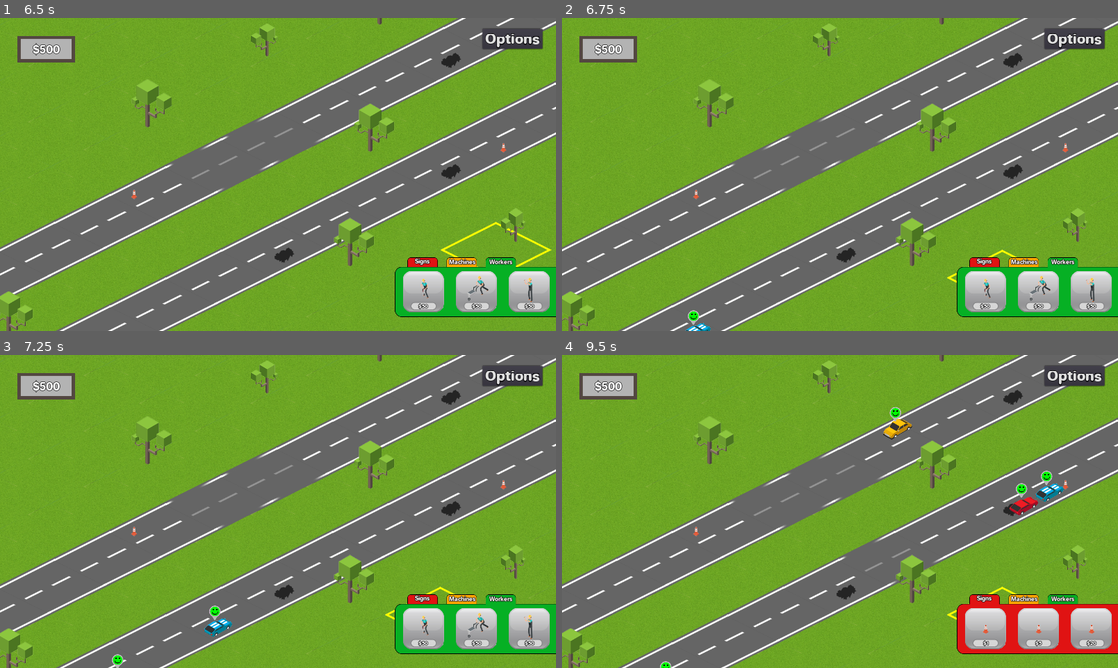
Above: before the commit, frames 1-4 (two rows, left to right).
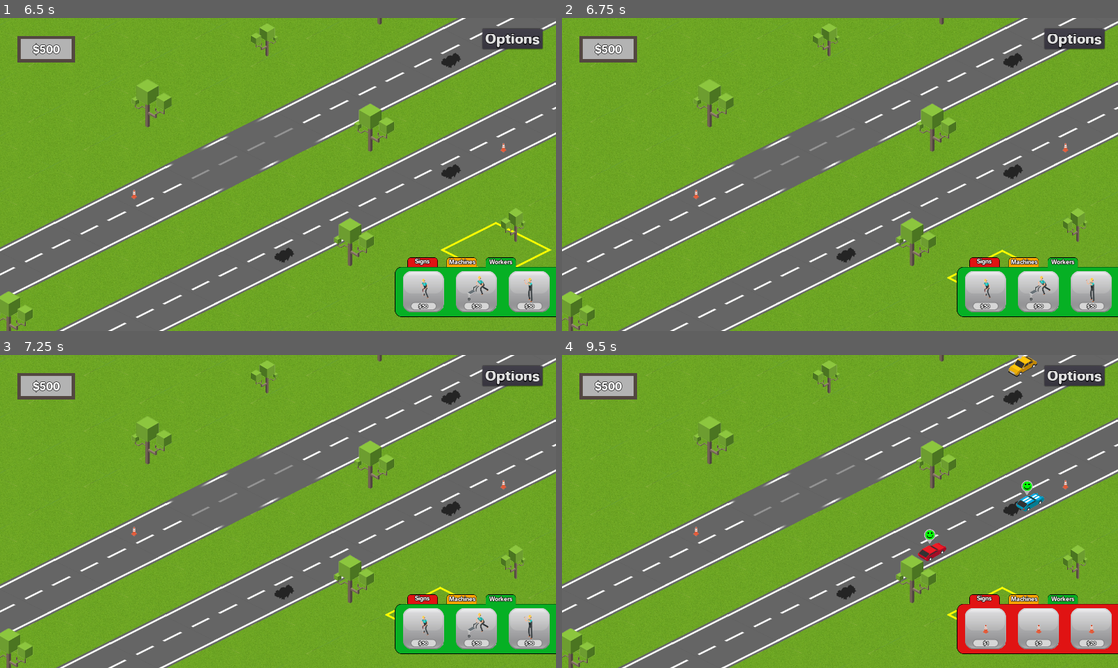
Above: after the commit, the same moments.

Repository: Machalord/Global-Game-Jam-2020
Game: Godot game, scene res://escenas/Menu.tscn
Two runs of this game, one before a commit and one after it. Both use one fixed random seed, a clock stepped at 60 frames per second and the inputs below.
Inputs:
- Up to frame 1 (6.5 s): click "Options" at 0.5 s; click "Back to Menu" at 1.25 s; click "New Game" at 2 s; click "Options" at 2.75 s; click "Back" at 3.5 s; click "Signs" at 4.25 s; click "Machines" at 5 s; click "Workers" at 5.75 s
- Up to frame 2 (6.75 s): click "$50" at 6.5 s
- Up to frame 3 (7.25 s): no input
- Up to frame 4 (9.5 s): click "$50" at 7.25 s; click "$50" at 8 s; click "Signs" at 8.75 s

Frame 1 is identical in both runs. In frame 2, 0.1% of the frame differs, in the area x 22-27%, y 93-100%; in frame 3, 0.3%; in frame 4, 1.4%, in the area x 17-91%, y 0-100%.

Commit message:
agregado pausa

Diff:
--- a/escenas/Hud.gd
+++ b/escenas/Hud.gd
@@ -18,10 +18,11 @@
 #	if get_global_mouse_position().y<position.y+550 and show:
 #		$AnimationPlayer.play("hide")
 #		show=false
-	if Input.is_action_just_pressed("pause"):
-		get_tree().paused !=get_tree().paused
+	if Input.is_action_just_pressed("pausa"):
+		get_tree().paused =!get_tree().paused
 	if Input.is_action_just_pressed("options"):
 		$optionsmenu.visible=!$optionsmenu.visible
+		get_tree().paused =!get_tree().paused
 	pass
 
 func _on_Button_pressed(current_panel):
@@ -56,14 +57,17 @@
 
 func _on_back_pressed():
 	$optionsmenu.visible=false
+	get_tree().paused =false
 	pass # Replace with function body.
 
 
 func _on_showoptions_pressed():
 	$optionsmenu.visible=true
+	get_tree().paused =true
 	pass # Replace with function body.
 
 
 func _on_mainmenu_pressed():
 	get_tree().change_scene("res://escenas/Menu.tscn")
+	get_tree().paused =false
 	pass # Replace with function body.
--- a/escenas/MainMenuHud.gd
+++ b/escenas/MainMenuHud.gd
@@ -36,6 +36,7 @@
 func _on_back_pressed():
 	$menu.visible=true
 	$optionsmenu.visible=false
+	get_tree().paused =false
 	pass # Replace with function body.
 
 
--- a/project.godot
+++ b/project.godot
@@ -44,7 +44,7 @@
  ]
 }
 options={
-"deadzone": 0.49,
+"deadzone": 0.5,
 "events": [ Object(InputEventKey,"resource_local_to_scene":false,"resource_name":"","device":0,"alt":false,"shift":false,"control":false,"meta":false,"command":false,"pressed":false,"scancode":16777217,"unicode":0,"echo":false,"script":null)
  ]
 }
